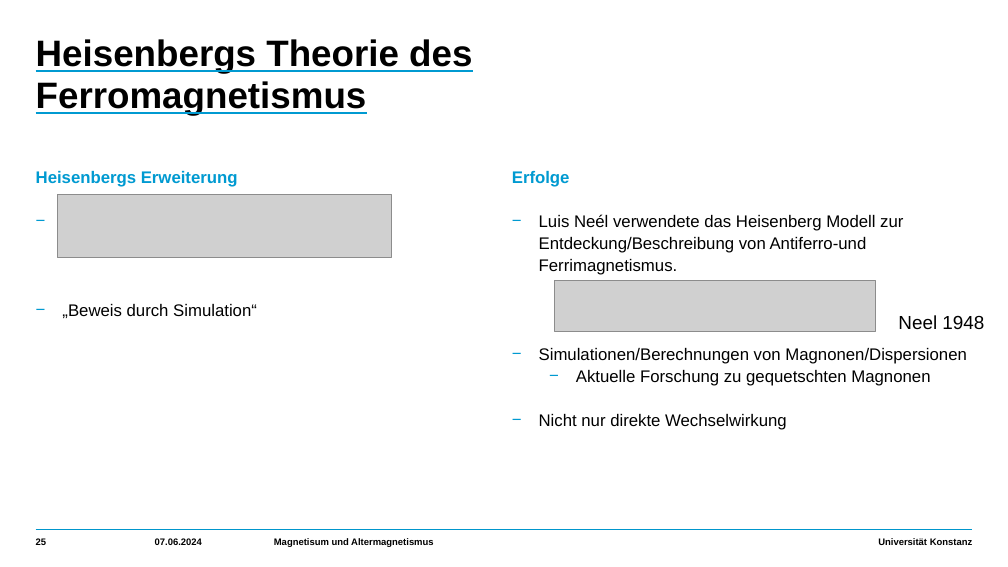
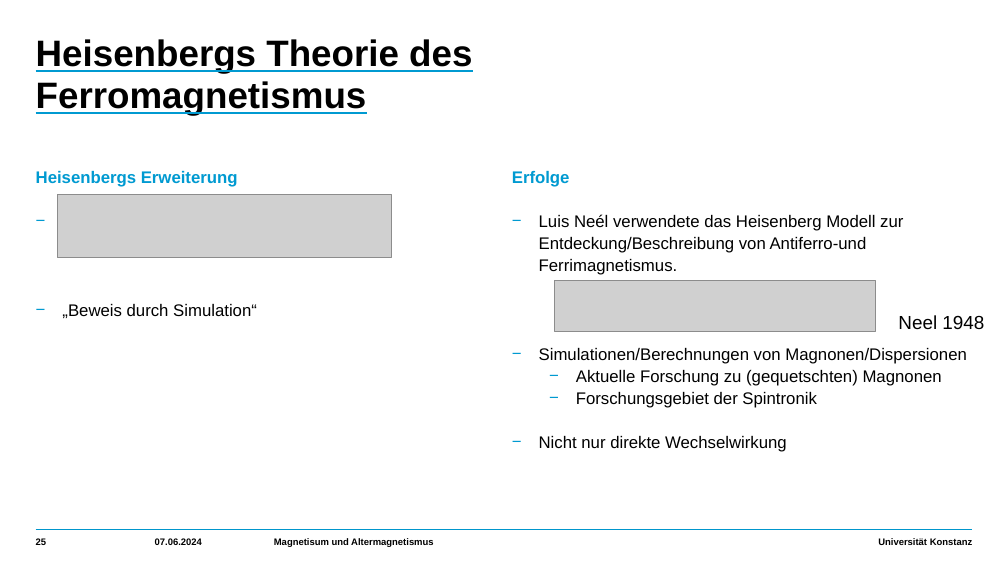
Before and after one commit to HolykingJulex/EstimateSeminar, a slide deck: slide 25 of Vortrag.pptx. Drawn at 1008x567 pixels with LibreOffice and Linux fonts; fonts in the diff are those of the drawing; grey boxes stand for pictures; background and template pictures are left out. Boxes give left, top, right and bottom in pixels: in the first picture for what was removed or moved away, otherwise in the second. Text is boxed around its words. In the diff, an @@ line names an element or a change of style, - is before the commit and + after.

```diff
--- a/Vortrag.pptx
+++ b/Vortrag.pptx
@@ text at box(576, 370, 942, 408): text changed @@
-      − Aktuelle Forschung zu gequetschten Magnonen
+      − Aktuelle Forschung zu (gequetschten) Magnonen
+      − Forschungsgebiet der Spintronik
```
Also in this commit, not shown: 20 other slides changed, 8 slides added, 2 other files.
